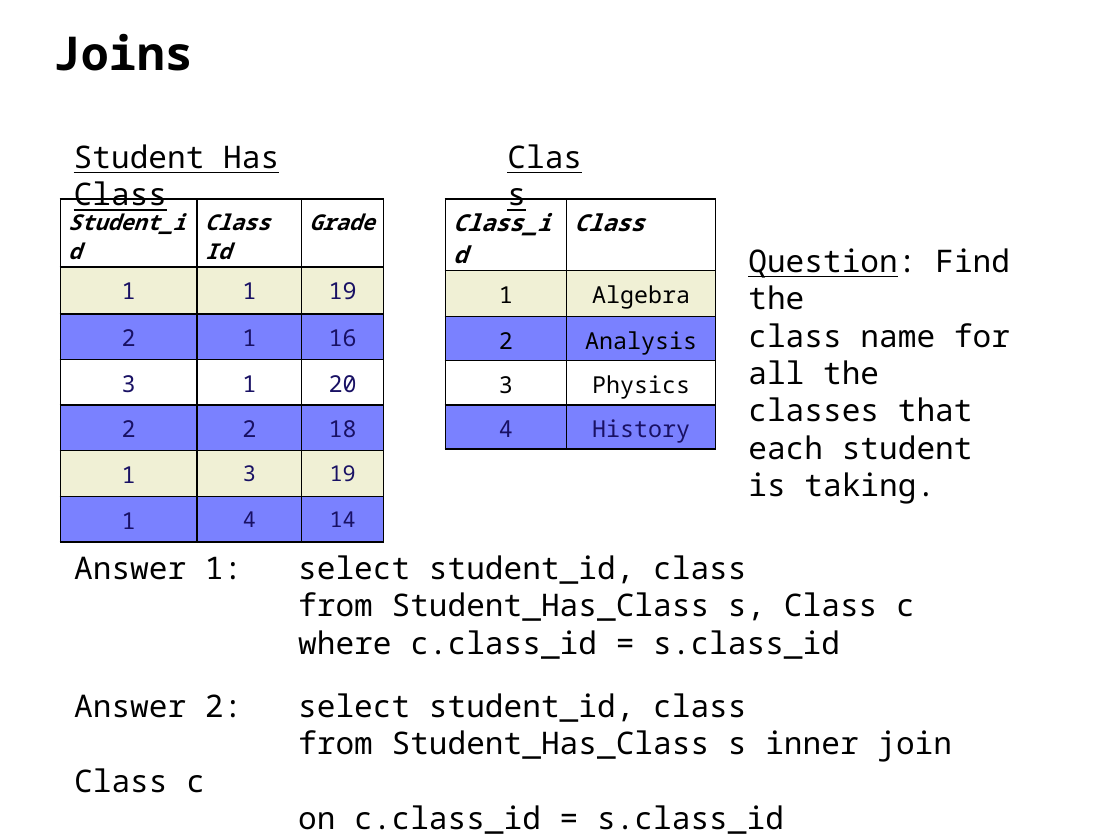
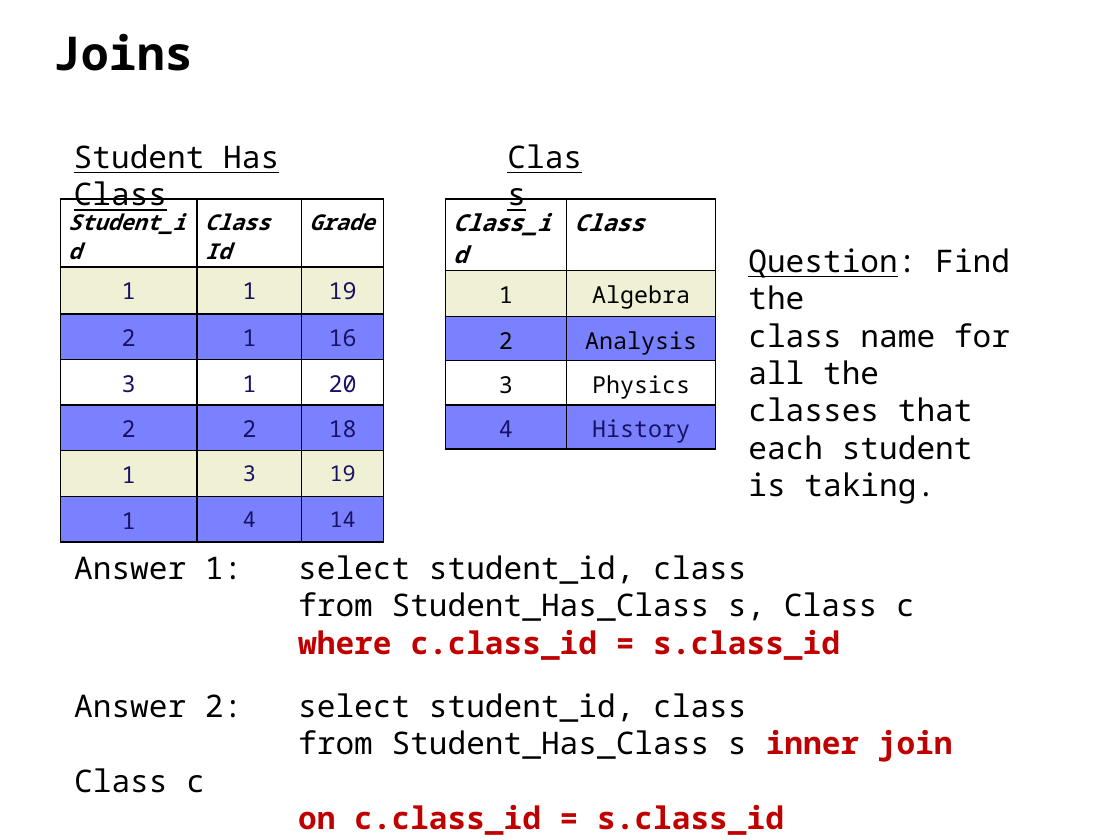
Before and after one commit to ipeirotis/dealing_with_data, a slide deck: slide 27 of 3-SQL/C-SQL.pptx (slide 39 before the commit). Drawn at 1120x840 pixels with LibreOffice and Linux fonts; fonts in the diff are those of the drawing. Boxes give left, top, right and bottom in pixels: in the first picture for what was removed or moved away, otherwise in the second. Text is boxed around its words. In the diff, an @@ line names an element or a change of style, - is before the commit and + after.

```diff
--- a/3-SQL/C-SQL.pptx
+++ b/3-SQL/C-SQL.pptx
@@ text at (x1=298, y1=630, x2=840, y2=660): text colour #000000 to #C00000, bold on in "where c.class_id = s.class_id" @@
@@ text at (x1=74, y1=730, x2=953, y2=835): text colour #000000 to #C00000, bold on in "inner join", "on c.class_id = s.class_id" @@
```
Also in this commit, not shown: 5 other slides changed, 3 slides added, 1 other file.
